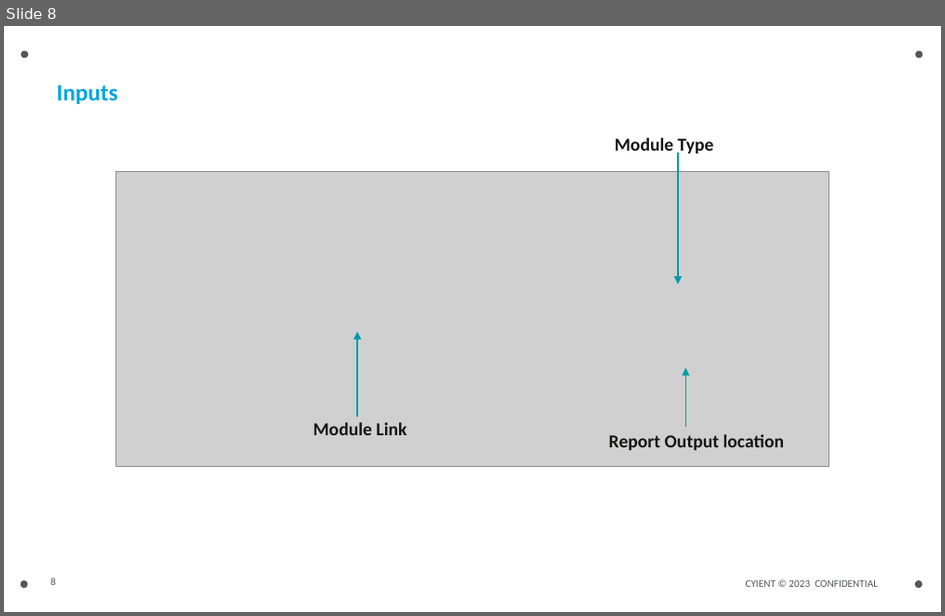
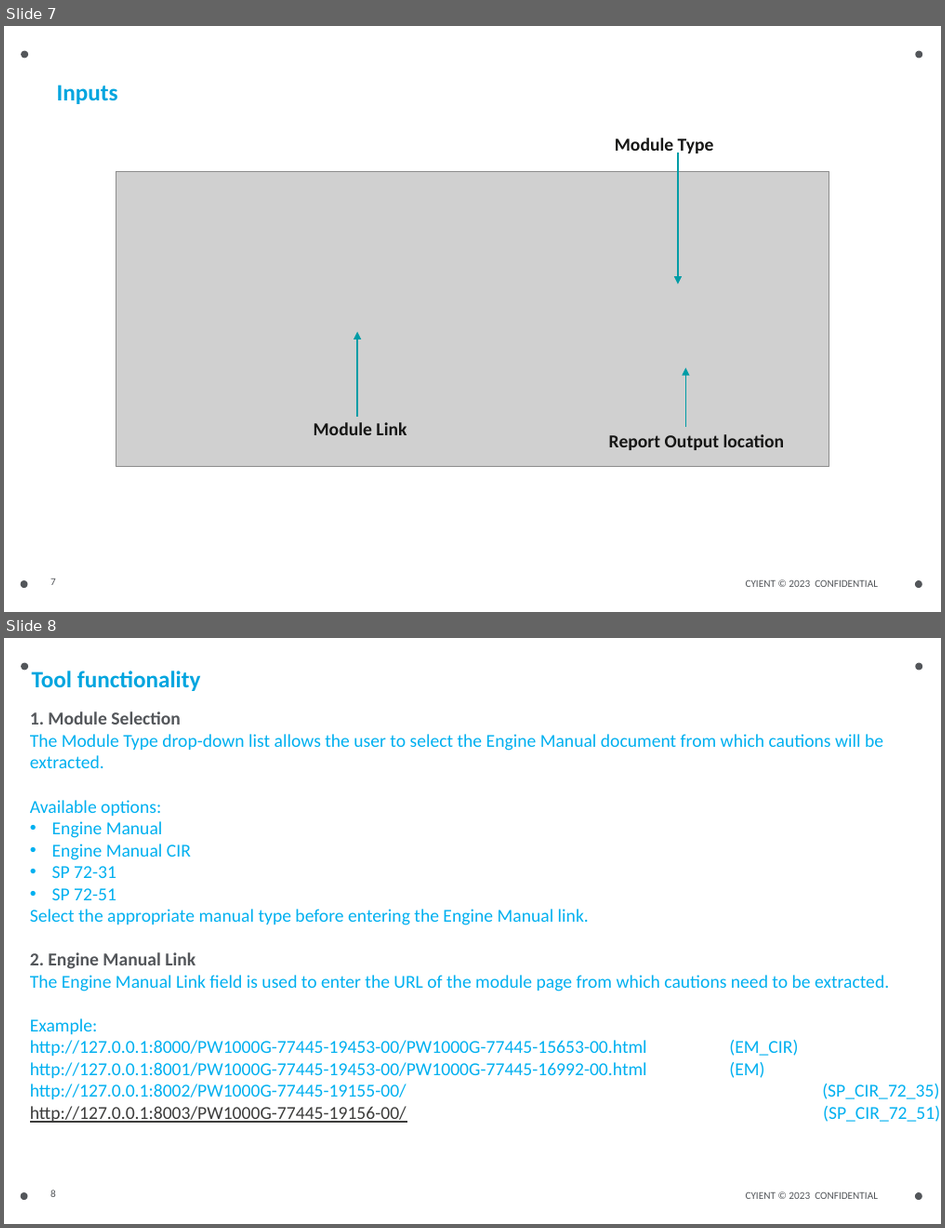
Before and after one commit to JeromeeKaram/FetchCaution, a slide deck: ExtractCautionsForEM/bin/Debug/bin/ExtractCautionsFromEngineManualTool.pptx. Shown one above the other, each under a label of ours: slide 8 before the commit, slides 7 and 8 after it. The pictures are 945x616 and 945x1228 pixels, drawn with LibreOffice and Linux fonts; fonts in the diff are those of the drawing; grey boxes stand for pictures. Boxes give left, top, right and bottom in pixels: in the first picture for what was removed or moved away, otherwise in the second. Text is boxed around its words. In the diff, an @@ line names an element or a change of style, - is before the commit and + after.

Commit message:
changed help document and font for input boxes

```diff
--- a/ExtractCautionsForEM/bin/Debug/bin/ExtractCautionsFromEngineManualTool.pptx
+++ b/ExtractCautionsForEM/bin/Debug/bin/ExtractCautionsFromEngineManualTool.pptx
@@ slide 8 added at (4, 638, 941, 1224), background #FFFFFF; not listed: 5 template elements that a slide beside it also shows @@
@@ title added at (32, 671, 201, 691), 18 pt, text #00A5DF, bold @@
+Tool functionality
@@ text added at (30, 711, 941, 1123), 14 pt, text #00B0F0 @@
+1. Module Selection
+The Module Type drop-down list allows the user to select the Engine Manual document from which cautions will be extracted.
+Available options:
+• Engine Manual
+• Engine Manual CIR
+• SP 72-31
+• SP 72-51
+Select the appropriate manual type before entering the Engine Manual link.
+2. Engine Manual Link
+The Engine Manual Link field is used to enter the URL of the module page from which cautions need to be extracted.
+Example:
+http://127.0.0.1:8000/PW1000G-77445-19453-00/PW1000G-77445-15653-00.html (EM_CIR)
+http://127.0.0.1:8001/PW1000G-77445-19453-00/PW1000G-77445-16992-00.html (EM)
+http://127.0.0.1:8002/PW1000G-77445-19155-00/ (SP_CIR_72_35)
+http://127.0.0.1:8003/PW1000G-77445-19156-00/ (SP_CIR_72_51)
@@ page number added at (50, 1189, 56, 1197), 8 pt, text #53565A @@
+8
@@ what was slide 8 is now slide 7 @@
@@ page number at (50, 578, 56, 585): text changed @@
-8
+7
```
Also in this commit, not shown: 1 slide changed, 1 other slide added, 2 slides removed, 5 other files.
